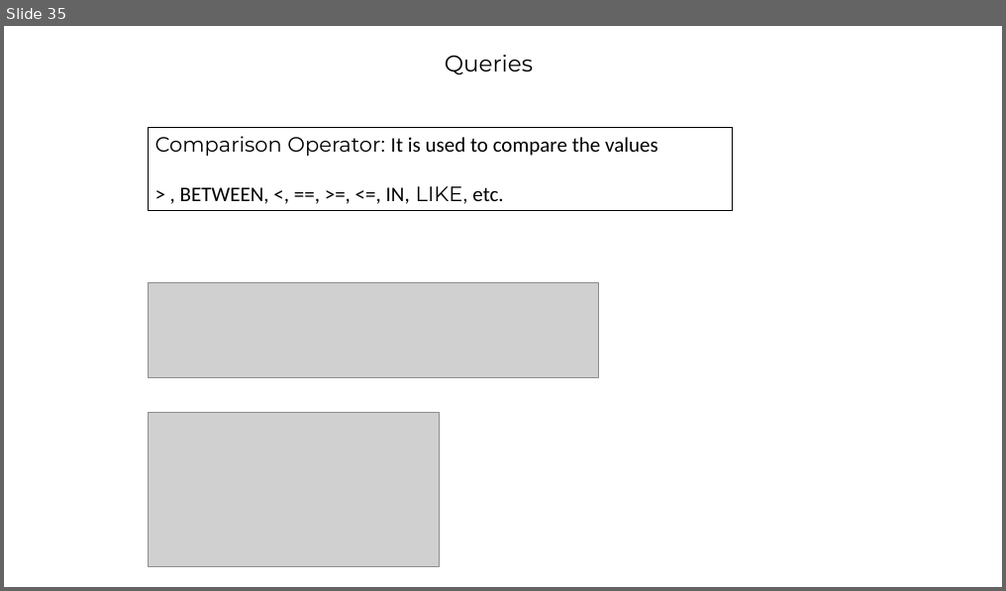
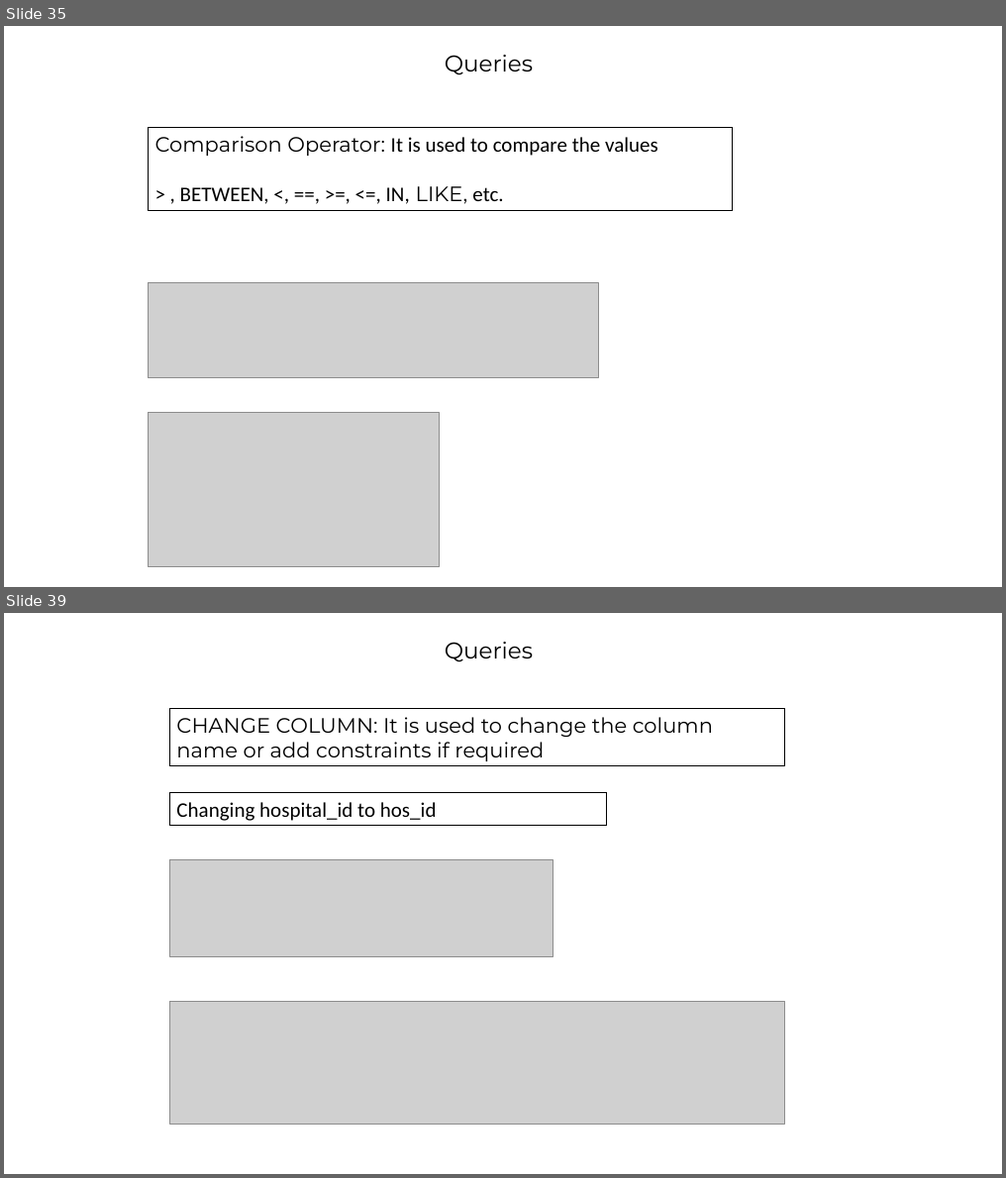
Before and after one commit to barrett28/1_IT-vedant, a slide deck: 4_sql/project''/hospital_management.pptx. Shown one above the other, each under a label of ours: slide 35 before the commit, slides 35 and 39 after it; the slides between them are not shown. The pictures are 1006x591 and 1006x1178 pixels, drawn with LibreOffice and Linux fonts; fonts in the diff are those of the drawing; grey boxes stand for pictures; background and template pictures are left out. Boxes give left, top, right and bottom in pixels: in the first picture for what was removed or moved away, otherwise in the second. Text is boxed around its words. In the diff, an @@ line names an element or a change of style, - is before the commit and + after.

```diff
--- a/4_sql/project''/hospital_management.pptx
+++ b/4_sql/project''/hospital_management.pptx
@@ slide 39 added at (4,613,1002,1174), background picture (left out) @@
@@ text added at (445,642,533,663), 22 pt, text #000000 @@
+Queries
@@ rectangle added at (169,709,785,766), outline #000000 0.75 pt, 20 pt, text #000000 @@
+CHANGE COLUMN: It is used to change the column name or add constraints if required
@@ rectangle added at (169,792,607,826), outline #000000 0.75 pt, 20 pt, text #000000 @@
+Changing hospital_id to hos_id
@@ picture added at (169,860,553,957) @@
@@ picture added at (169,1001,785,1124) @@
```
Also in this commit, not shown: 1 slide changed, 19 other slides added, 1 slide removed, 37 other files.
